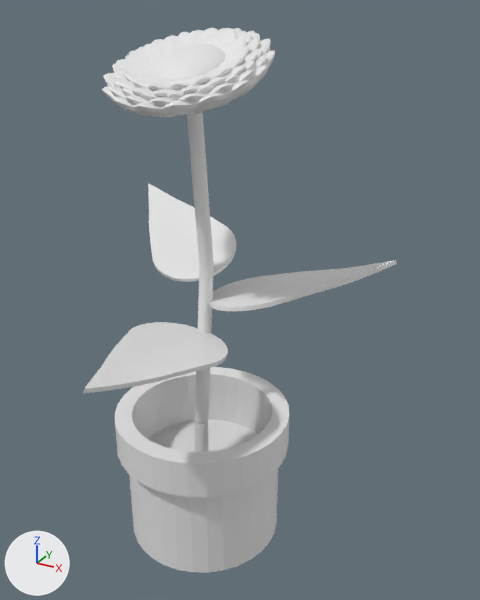
One commit to the Blender file Blender/Flower.blend: the scene before it, then after it.
The view is the same before and after, from a camera (50 mm lens) standing at (5.41, -8.45, 8.96) and looking at (0.74, 0.03, 4.72). Arrows for +X, +Y and +Z are at lower left; the lights stay in place.
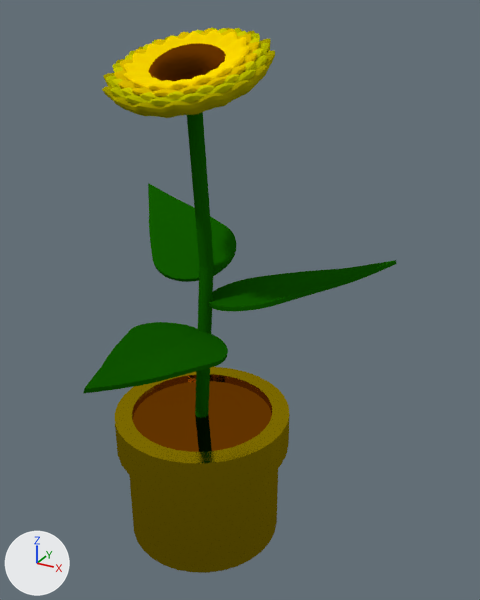
Pixel boxes (x1, y1, x2, y2) of what changed, in the pictures (480 x 600 px):
'Cylinder.007', recoloured (grey to brown)
    both: (115, 367, 290, 573)
'Cylinder.011', recoloured, moved, rescaled, turned
    before: (195, 421, 208, 452)
    after: (132, 378, 272, 452)
'Cylinder.010', recoloured (white to green)
    both: (83, 322, 228, 394)
'Cylinder.009', recoloured (white to green)
    both: (148, 183, 236, 282)
'Cylinder.008', recoloured (grey to green)
    both: (209, 260, 397, 312)
'Cylinder.004', recoloured (white to yellow)
    both: (124, 29, 249, 91)
'Cylinder', recoloured (grey to yellow)
    both: (102, 28, 275, 118)
'Cylinder.005', recoloured (grey to green)
    both: (187, 112, 214, 268)
'Sphere', recoloured (white to brown)
    both: (149, 43, 226, 81)
'Cylinder.006', recoloured (grey to green)
    both: (195, 264, 214, 423)
'Cylinder.003', recoloured (white to yellow)
    both: (114, 28, 259, 97)
'Cylinder.001', recoloured (white to yellow)
    both: (106, 27, 269, 106)
'Cylinder.002', recoloured (white to yellow)
    both: (112, 28, 262, 100)

What changed in the scene script:
```text
Add mat_material:
    mat_material = bpy.data.materials.new('Material')
    mat_material.use_nodes = True; mat_material.node_tree.nodes.clear()
    _N = mat_material.node_tree.nodes; _L = mat_material.node_tree.links
    n0 = _N.new('ShaderNodeOutputMaterial'); n0.name = 'Material Output'
    n1 = _N.new('ShaderNodeBsdfAnisotropic'); n1.name = 'Glossy BSDF'
    n1.distribution = 'GGX'
    n1.inputs[0].default_value = (0.296, 0.0814, 0.0, 1.0)  # 'Color', brown #945100
    n1.inputs[1].default_value = 0.0  # 'Roughness'
    _L.new(n1.outputs[0], n0.inputs[0])  # 'BSDF' to 'Surface'
Add mat_material_008:
    mat_material_008 = bpy.data.materials.new('Material.008')
    mat_material_008.use_nodes = True; mat_material_008.node_tree.nodes.clear()
    _N = mat_material_008.node_tree.nodes; _L = mat_material_008.node_tree.links
    n0 = _N.new('ShaderNodeOutputMaterial'); n0.name = 'Material Output'
    n1 = _N.new('ShaderNodeBsdfAnisotropic'); n1.name = 'Glossy BSDF'
    n1.distribution = 'GGX'
    n1.inputs[0].default_value = (0.477, 0.339, 0.0, 1.0)  # 'Color', yellow #b89d00
    n1.inputs[1].default_value = 0.154  # 'Roughness'
    _L.new(n1.outputs[0], n0.inputs[0])  # 'BSDF' to 'Surface'
Add mat_material_001:
    mat_material_001 = bpy.data.materials.new('Material.001')
    mat_material_001.use_nodes = True; mat_material_001.node_tree.nodes.clear()
    _N = mat_material_001.node_tree.nodes; _L = mat_material_001.node_tree.links
    n0 = _N.new('ShaderNodeOutputMaterial'); n0.name = 'Material Output'
    n1 = _N.new('ShaderNodeBsdfSheen'); n1.name = 'Velvet BSDF'
    n1.distribution = 'ASHIKHMIN'
    n1.inputs[0].default_value = (0.184, 0.047, 0.0, 1.0)  # 'Color', brown #773d00
    n1.inputs[1].default_value = 1.0  # 'Roughness'
    _L.new(n1.outputs[0], n0.inputs[0])  # 'BSDF' to 'Surface'
Change me_cylinder:
    where me_cylinder.from_pydata(...)  # 96 vertices, 66 faces; spans x -1.49..1.49, y -1.49..1.49, z -4.05..1.0
    add me_cylinder.materials.append(mat_material_006)  # yellow #aca300
Change me_cylinder_001:
    where me_cylinder_001.from_pydata(...)  # 96 vertices, 66 faces; spans x -1.49..1.49, y -1.49..1.49, z -4.05..1.0
    add me_cylinder_001.materials.append(mat_material_005)  # yellow #c0c200
Change me_cylinder_002:
    where me_cylinder_002.from_pydata(...)  # 96 vertices, 66 faces; spans x -1.49..1.49, y -1.49..1.49, z -4.05..1.0
    add me_cylinder_002.materials.append(mat_material_004)  # yellow #dad700
Change me_cylinder_003:
    where me_cylinder_003.from_pydata(...)  # 96 vertices, 66 faces; spans x -1.49..1.49, y -1.49..1.49, z -4.05..1.0
    add me_cylinder_003.materials.append(mat_material_003)  # yellow #e4c400
Change me_cylinder_004:
    where me_cylinder_004.from_pydata(...)  # 96 vertices, 66 faces; spans x -1.49..1.49, y -1.49..1.49, z -4.05..1.0
    add me_cylinder_004.materials.append(mat_material_002)  # yellow #ffe100
Change me_sphere:
    where me_sphere.from_pydata(...)  # 482 vertices, 512 faces; spans x -1.0..1.0, y -1.0..1.0, z -1.0..1.0
    add me_sphere.materials.append(mat_material_001)
Change me_cylinder_005:
    where me_cylinder_005.from_pydata(...)  # 64 vertices, 34 faces; spans x -1.0..1.0, y -1.0..1.0, z -1.0..1.0
    add me_cylinder_005.materials.append(mat_material_007)  # dark green #125c00
Change me_cylinder_006:
    where me_cylinder_006.from_pydata(...)  # 64 vertices, 34 faces; spans x -1.0..1.0, y -1.0..1.0, z -1.0..1.0
    add me_cylinder_006.materials.append(mat_material_007)  # dark green #125c00
Change me_cylinder_007:
    where me_cylinder_007.from_pydata(...)  # 192 vertices, 162 faces; spans x -1.0..1.0, y -1.0..1.0, z -6.4..1.0
    add me_cylinder_007.materials.append(mat_material_008)
Change me_cylinder_008:
    where me_cylinder_008.from_pydata(...)  # 74 vertices, 106 faces; spans x -1.0..1.0, y -1.0..2.93, z -1.08..3.42
    add me_cylinder_008.materials.append(mat_material_007)  # dark green #125c00
Change me_cylinder_009:
    where me_cylinder_009.from_pydata(...)  # 74 vertices, 106 faces; spans x -1.0..1.0, y -1.0..2.93, z -1.08..3.42
    add me_cylinder_009.materials.append(mat_material_007)  # dark green #125c00
Change me_cylinder_010:
    where me_cylinder_010.from_pydata(...)  # 74 vertices, 106 faces; spans x -1.0..1.0, y -1.0..2.93, z -1.08..3.42
    add me_cylinder_010.materials.append(mat_material_007)  # dark green #125c00
Change me_cylinder_011:
    where me_cylinder_011.from_pydata(...)  # 64 vertices, 34 faces; spans x -1.0..1.0, y -1.0..1.0, z -1.0..1.0
    add me_cylinder_011.materials.append(mat_material)
Change ob_cylinder_011:
    ob_cylinder_011.rotation_euler: (-0.0407, 0.0, 0.0) -> (0.0, 0.0, 0.0)  # degrees (-2.3, 0, 0) -> degrees (0, 0, 0)
    ob_cylinder_011.location: (0.01, -0.08, 1.69) -> (0.0, 0.0, 2.14)
    ob_cylinder_011.scale: (-0.124, -0.123, 0.566) -> (1.39, 1.39, 0.251)
```
